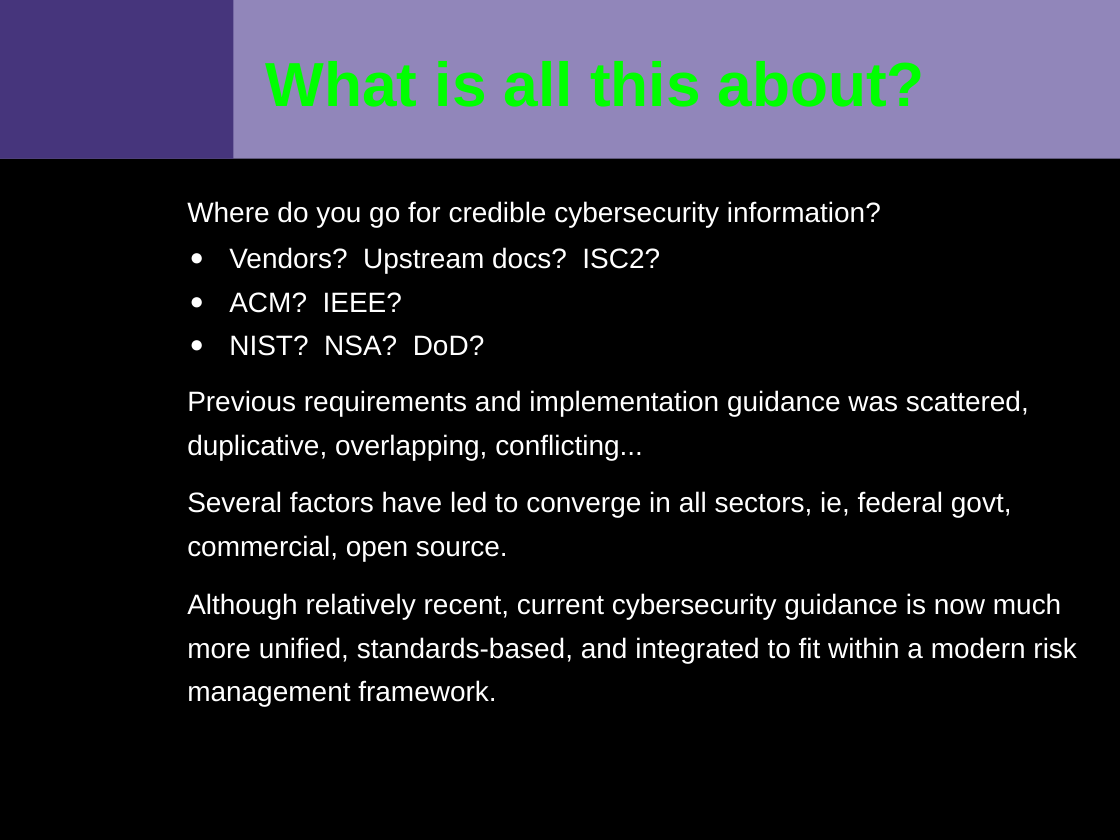
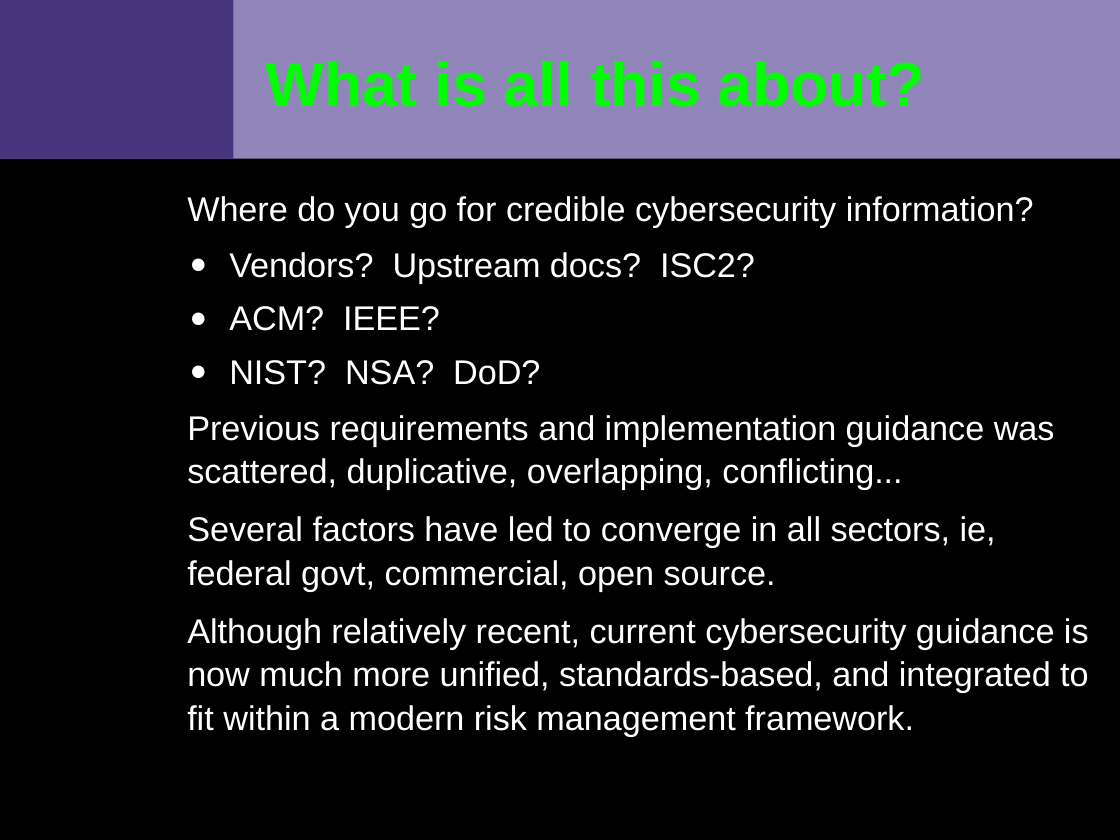
Before and after one commit to VCTLabs/elc2015-presentations, a slide deck: slide 3 of security_IoT/security_assessment_slides.odp. Drawn at 1120x840 pixels with LibreOffice and Linux fonts; fonts in the diff are those of the drawing; background and template pictures are left out. Boxes give left, top, right and bottom in pixels: in the first picture for what was removed or moved away, otherwise in the second. Text is boxed around its words. In the diff, an @@ line names an element or a change of style, - is before the commit and + after.

```diff
--- a/security_IoT/security_assessment_slides.odp
+++ b/security_IoT/security_assessment_slides.odp
@@ text "Where do you go for ..." at [187,196,1089,736]: size 18 to 22 pt; line spacing 20pt to 1 @@
```
Also in this commit, not shown: 7 other slides changed, 4 slides added, 2 other files.
